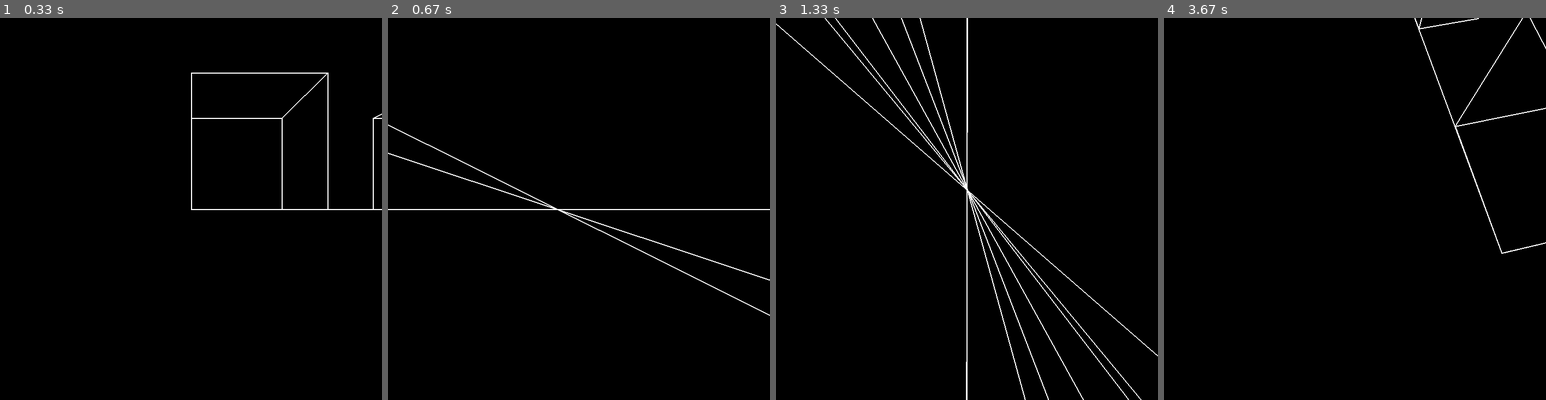
Above: before the commit, frames 1-4 (left to right).
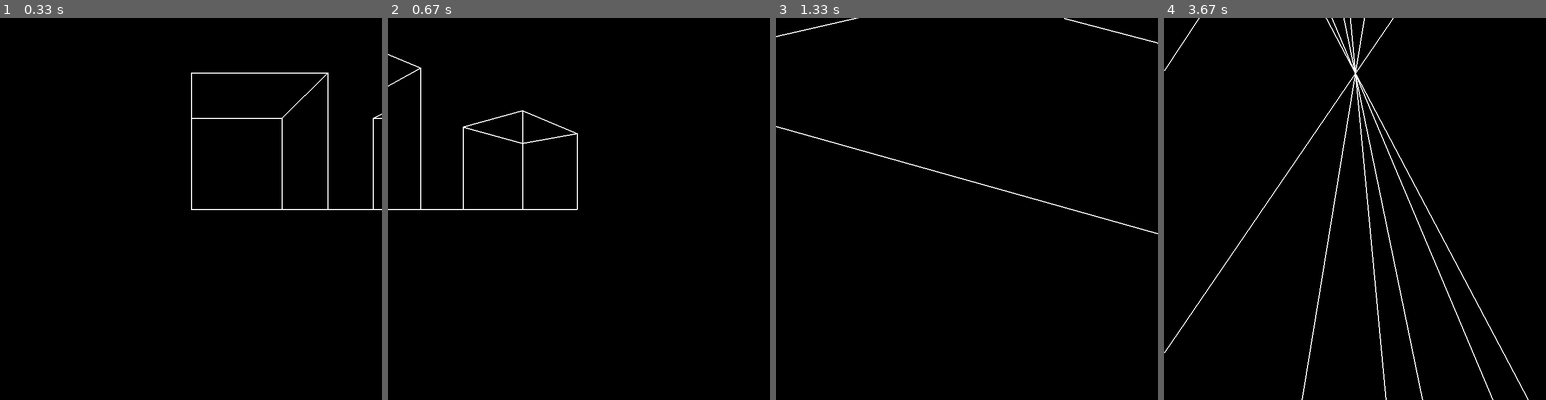
Above: after the commit, the same moments.

Repository: Anthony-Gambale/Pygame-3D
Game: pygame game, started from src/main.py
The game is run twice, just before and just after one commit, with the same random seed, the same clock (stepped at 60 frames per second) and the same inputs.
Inputs:
- Up to frame 1 (0.33 s): no input
- Up to frame 2 (0.67 s): hold Right from 0.33 s (still down)
- Up to frame 3 (1.33 s): release Right at 0.8 s; hold Up 0.83-1.13 s; hold W 0.83-1.13 s; tap Space at 0.9, 1.23 s; tap Shift at 0.98 s; hold Right from 1.17 s (still down); hold D from 1.17 s (still down)
- Up to frame 4 (3.67 s): tap Space at 1.53, 1.73, 2.03, 2.3, 2.63, 2.93, 3.07, 3.47 s; release Right at 1.63 s; release D at 1.63 s; hold Left 1.67-2.2 s; hold A 1.67-2.2 s; hold Down 2.23-2.53 s; hold S 2.23-2.53 s; tap Shift at 2.38, 3.55 s; hold Left 2.57-2.97 s; hold A 2.57-2.97 s; hold Up 3-3.37 s; hold W 3-3.37 s; hold Right from 3.4 s (still down); hold D from 3.4 s (still down)

Frame 1 is identical in both runs. In frame 2, 1.2% of the frame differs, in the area x 0-100%, y 9-78%; in frame 3, 2.4%, in the area x 0-100%, y 0-100%; in frame 4, 2.2%.

Commit message:
slowed camera turning speed

Diff:
--- a/src/main.py
+++ b/src/main.py
@@ -15,7 +15,7 @@
 
 delay_time = 10
 
-v_rot = 0.005 * delay_time # radians per delay tick
+v_rot = 0.003 * delay_time # radians per delay tick
 v_mov = 0.3 * delay_time # units of movement per delay tick
 
 run = True
